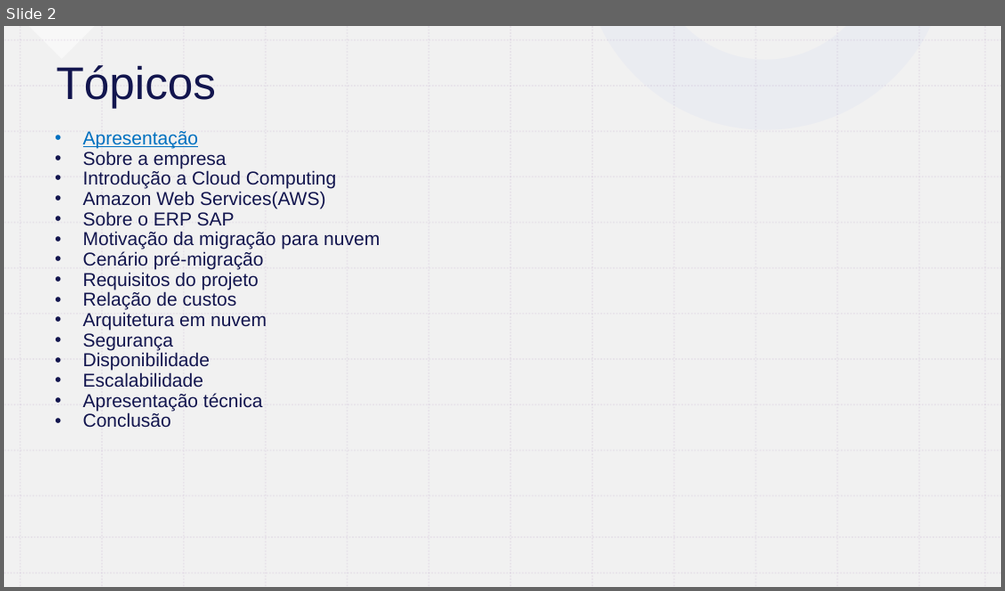
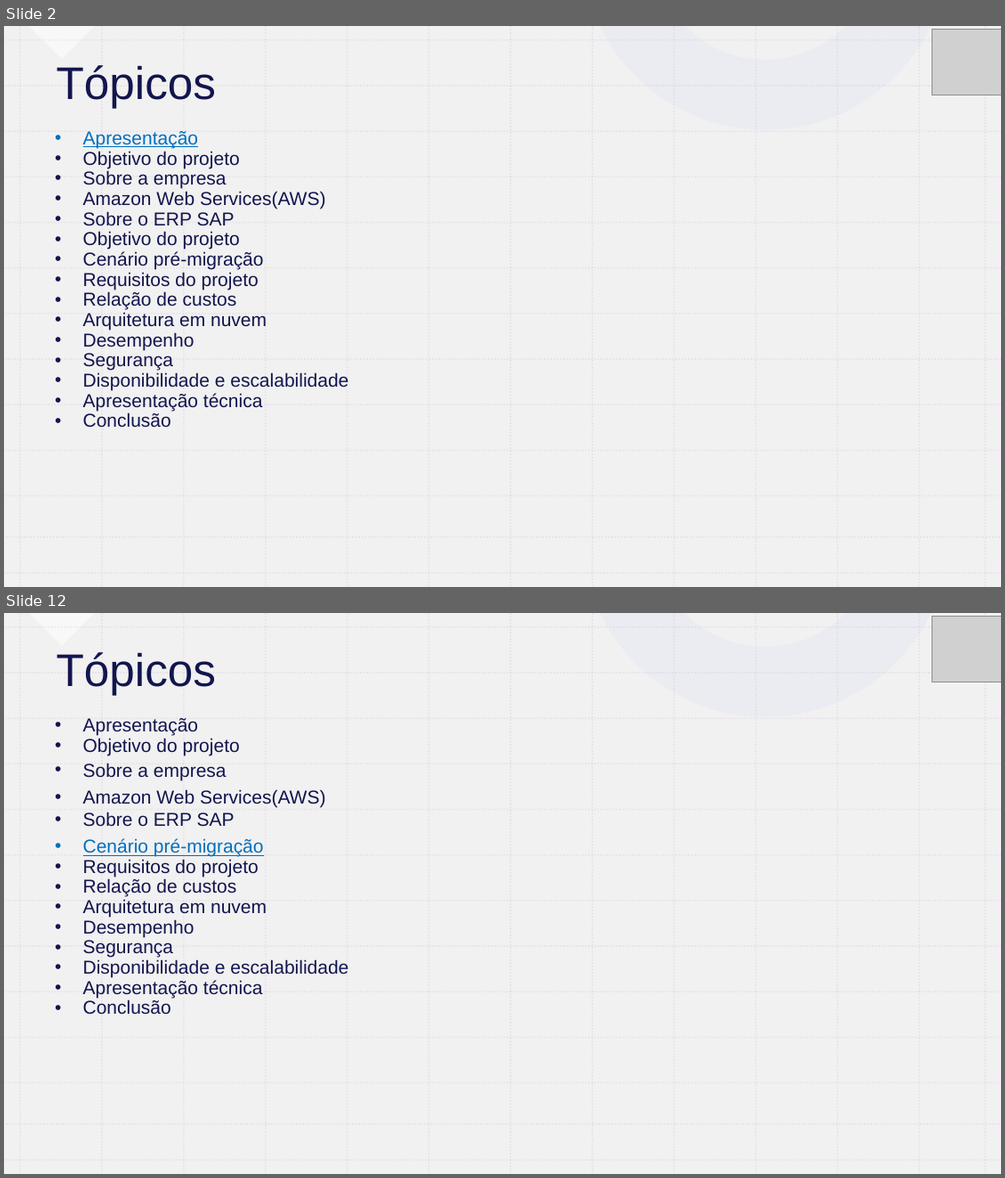
Before and after one commit to santanapuc/TCCLucas, a slide deck: Presentation.pptx. Shown one above the other, each under a label of ours: slide 2 before the commit, slides 2 and 12 after it; the slides between them are not shown. The pictures are 1005x591 and 1005x1178 pixels, drawn with LibreOffice and Linux fonts; fonts in the diff are those of the drawing; grey boxes stand for pictures. Boxes give left, top, right and bottom in pixels: in the first picture for what was removed or moved away, otherwise in the second. Text is boxed around its words. In the diff, an @@ line names an element or a change of style, - is before the commit and + after.

```diff
--- a/Presentation.pptx
+++ b/Presentation.pptx
@@ slide 12 added at <box>4,613,1001,1174</box>, background #FFFFFF; not listed: 28 template elements that a slide beside it also shows @@
@@ rectangle added at <box>4,613,1001,1174</box>, fill #7162FE @@
@@ rectangle added at <box>4,613,1001,1174</box>, fill #FFFFFF @@
@@ rectangle added at <box>4,613,1001,1174</box>, fill #EEEEEE at 80% opacity @@
@@ right triangle added at <box>29,613,95,646</box>, fill #FFFFFF at 50% opacity @@
@@ freeform shape added at <box>600,613,930,717</box>, fill #E9EBF1 at 80% opacity @@
@@ freeform shape added at <box>657,613,1001,748</box>, fill #AAA1FE at 50% opacity @@
@@ picture added at <box>932,617,1001,682</box> @@
@@ title added at <box>57,652,217,695</box>, 44 pt, text #12154E @@
+Tópicos
@@ text added at <box>83,718,348,1014</box>, 18 pt, text #12154E @@
+• Apresentação
+• Objetivo do projeto
+• Sobre a empresa
+• Amazon Web Services(AWS)
+• Sobre o ERP SAP
+• Cenário pré-migração
+• Requisitos do projeto
+• Relação de custos
+• Arquitetura em nuvem
+• Desempenho
+• Segurança
+• Disponibilidade e escalabilidade
+• Apresentação técnica
+• Conclusão
@@ freeform shape added at <box>4,1022,232,1174</box>, fill #220BFD at 20% opacity @@
@@ group added at <box>4,613,1001,1174</box>: 26 lines @@
@@ group added at <box>4,613,1001,1174</box>: 26 lines @@
@@ group added at <box>4,613,1001,1174</box>: 26 lines @@
@@ group added at <box>4,613,1001,1174</box>: 26 lines @@
@@ slide 2 changed as well @@
@@ picture added at <box>932,30,1001,95</box> @@
@@ text at <box>83,151,240,168</box>: paragraph added @@
+• Objetivo do projeto
@@ text at <box>83,170,336,189</box>: paragraph removed @@
-• Introdução a Cloud Computing
@@ text at <box>83,231,240,249</box>: text changed @@
-• Motivação da migração para nuvem
+• Objetivo do projeto
@@ text at <box>83,332,194,350</box>: paragraph added @@
+• Desempenho
@@ text at <box>83,372,348,391</box>: text changed @@
-• Disponibilidade
-• Escalabilidade
+• Disponibilidade e escalabilidade
```
Also in this commit, not shown: 2 other slides changed, 29 other slides added, 13 other files.
